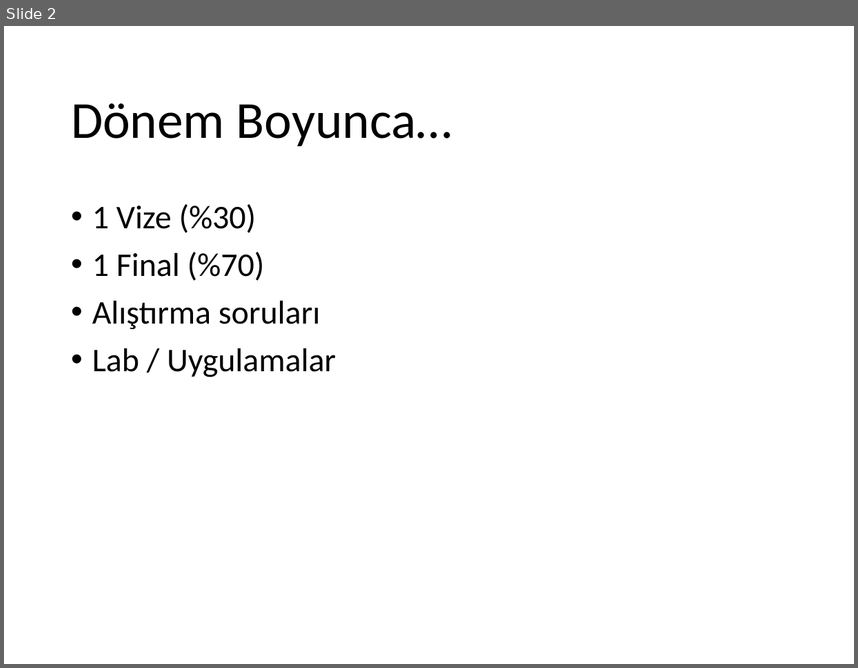
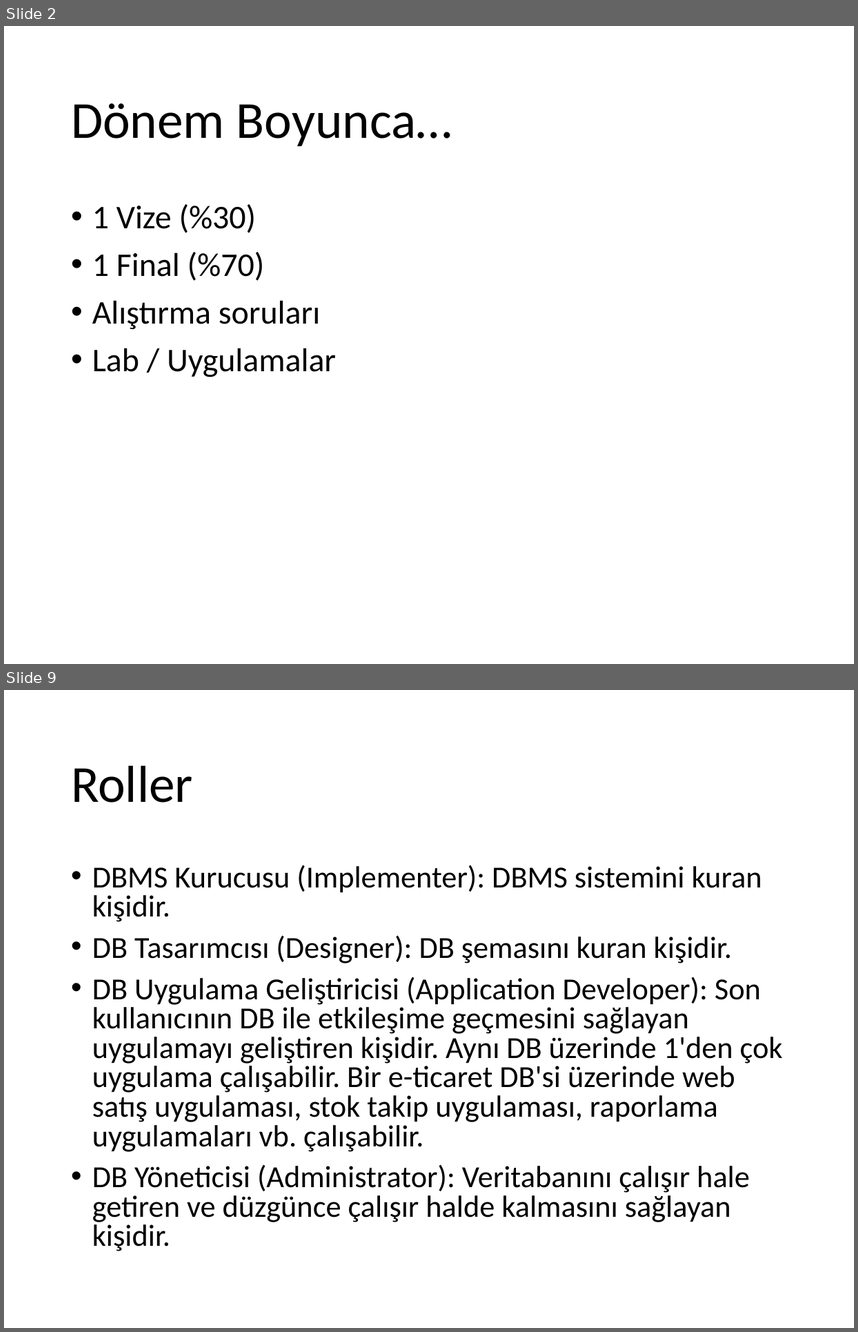
Before and after one commit to ihpar/dbms, a slide deck: Slides/Ders 0.pptx. Shown one above the other, each under a label of ours: slide 2 before the commit, slides 2 and 9 after it; the slides between them are not shown. The pictures are 858x668 and 858x1332 pixels, drawn with LibreOffice and Linux fonts; fonts in the diff are those of the drawing. Boxes give left, top, right and bottom in pixels: in the first picture for what was removed or moved away, otherwise in the second. Text is boxed around its words. In the diff, an @@ line names an element or a change of style, - is before the commit and + after.

```diff
--- a/Slides/Ders 0.pptx
+++ b/Slides/Ders 0.pptx
@@ slide 9 added at [4,690,854,1328], background #FFFFFF @@
@@ title added at [71,765,193,802], 44 pt, text #000000 @@
+Roller
@@ text added at [92,865,783,1251], 25.9 pt, text #000000 @@
+• DBMS Kurucusu (Implementer): DBMS sistemini kuran kişidir.
+• DB Tasarımcısı (Designer): DB şemasını kuran kişidir.
+• DB Uygulama Geliştiricisi (Application Developer): Son kullanıcının DB ile etkileşime geçmesini sağlayan uygulamayı geliştiren kişidir. Aynı DB üzerinde 1'den çok uygulama çalışabilir. Bir e-ticaret DB'si üzerinde web satış uygulaması, stok takip uygulaması, raporlama uygulamaları vb. çalışabilir.
+• DB Yöneticisi (Administrator): Veritabanını çalışır hale getiren ve düzgünce çalışır halde kalmasını sağlayan kişidir.
```
Also in this commit, not shown: 1 slide changed, 5 other slides added.
